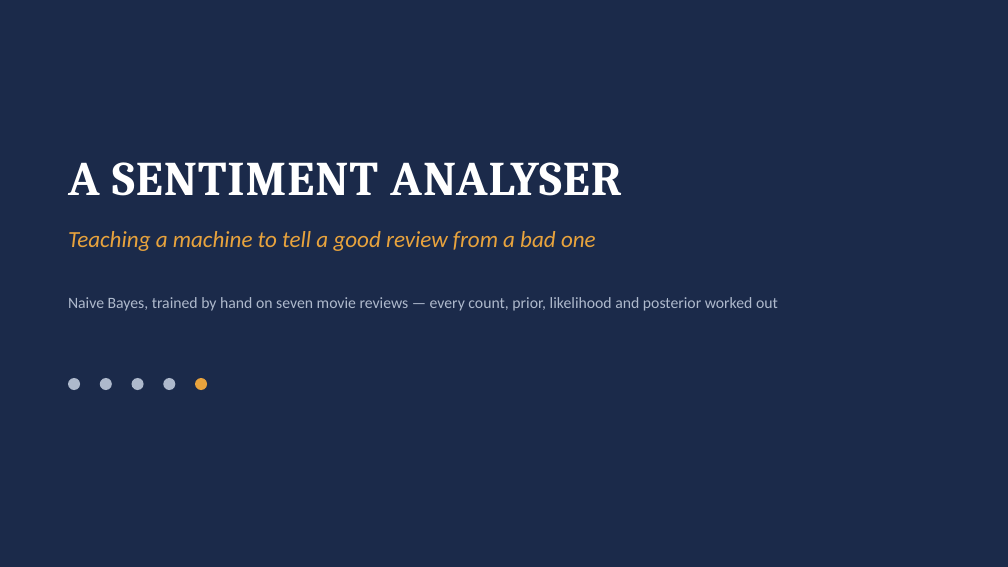
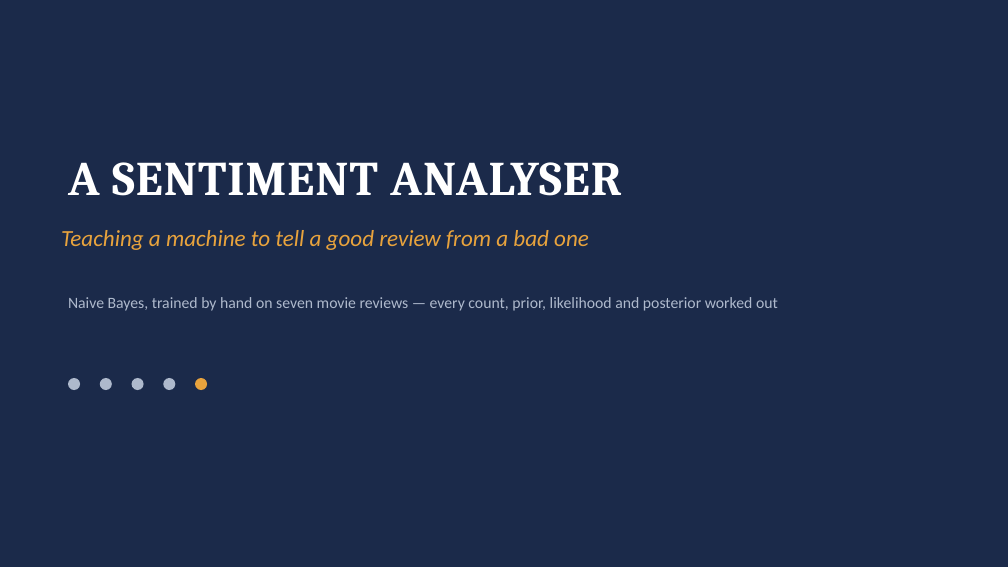
Before and after one commit to shripada/ame5003-nlp, a slide deck: slide 1 of slides/0016-naive-bayes-for-sentiment.pptx. Drawn at 1008x567 pixels with LibreOffice and Linux fonts; fonts in the diff are those of the drawing. Boxes give left, top, right and bottom in pixels: in the first picture for what was removed or moved away, otherwise in the second. Text is boxed around its words. In the diff, an @@ line names an element or a change of style, - is before the commit and + after.

```diff
--- a/slides/0016-naive-bayes-for-sentiment.pptx
+++ b/slides/0016-naive-bayes-for-sentiment.pptx
@@ text "Teaching a machine to tell ...": place and size @@
-text "Teaching a machine to tell ..." at box(68, 231, 596, 251)
+text "Teaching a machine to tell ..." at box(61, 230, 589, 250)
```
Also in this commit, not shown: 3 other files.
